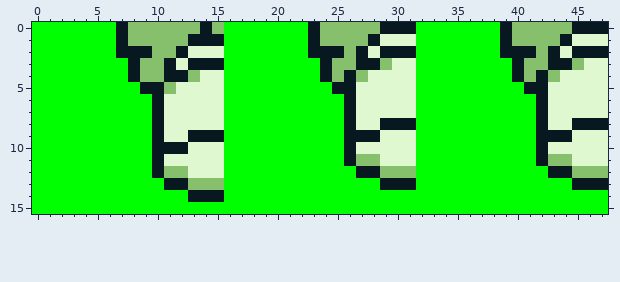
Two versions of one pixel-art sprite, assets/sprites/GatoSucking0.png. Above, as it was before the edit.
The file is 48x16 pixels.
Once edited:
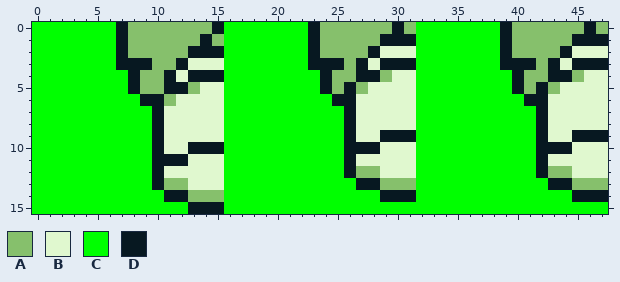
Palette (. is transparent): A #86c06c  B #e0f8cf  C #00ff00  D #071821
Message: Adding Gato cooing. Adding script for changing Gato mental states.
Changes in this commit:
Colour A replaces colour B in row 4 at x 29 and 45; in row 5 at x 13, 27 and 43; in row 6 at x 11.
Colour A replaces colour D in row 0 at x 14, 29, 31, 45 and 47; in row 1 at x 13, 15, 28 and 44; in row 2 at x 8 to 9, 12, 24 to 25, 27, 40 to 41 and 43; in row 3 at x 11; in row 4 at x 26 and 42; in row 5 at x 9 to 10, 25 and 41.
Colour A replaces colour D in row 12 at x 27 to 28 and 43 to 44; in row 13 at x 11 to 12, 29 to 31 and 45 to 47; in row 14 at x 13 to 15.
Colour B replaces colour A in row 11 at x 27 to 28 and 43 to 44; in row 12 at x 11 to 12, 29 to 31 and 45 to 47; in row 13 at x 13 to 15.
Colour B replaces colour D in row 2 at x 29 to 31 and 45 to 47; in row 3 at x 13 to 15, 28 and 44; in row 4 at x 12; in row 8 at x 29 to 31 and 45 to 47; in row 9 at x 13 to 15, 27 to 28 and 43 to 44; in row 10 at x 11 to 12.
Colour D replaces colour A in row 0 at x 15; in row 3 at x 9, 25, 29, 41 and 45; in row 4 at x 13, 27 and 43; in row 5 at x 11.
Colour D replaces colour B in row 1 at x 29 to 31 and 45 to 47; in row 2 at x 13 to 15, 28 and 44; in row 3 at x 12, 30 to 31 and 46 to 47; in row 4 at x 14 to 15, 28 and 44; in row 5 at x 12; in row 9 at x 29 to 31 and 45 to 47.
Colour D replaces colour B in row 10 at x 13 to 15, 27 to 28 and 43 to 44; in row 11 at x 11 to 12.
Colour D replaces colour C in row 3 at x 7, 23 and 39; in row 5 at x 8, 24 and 40; in row 6 at x 9, 25 and 41; in row 12 at x 26 and 42; in row 13 at x 10, 27 to 28 and 43 to 44; in row 14 at x 11 to 12, 29 to 31 and 45 to 47.
Colour D replaces colour C in row 15 at x 13 to 15.
